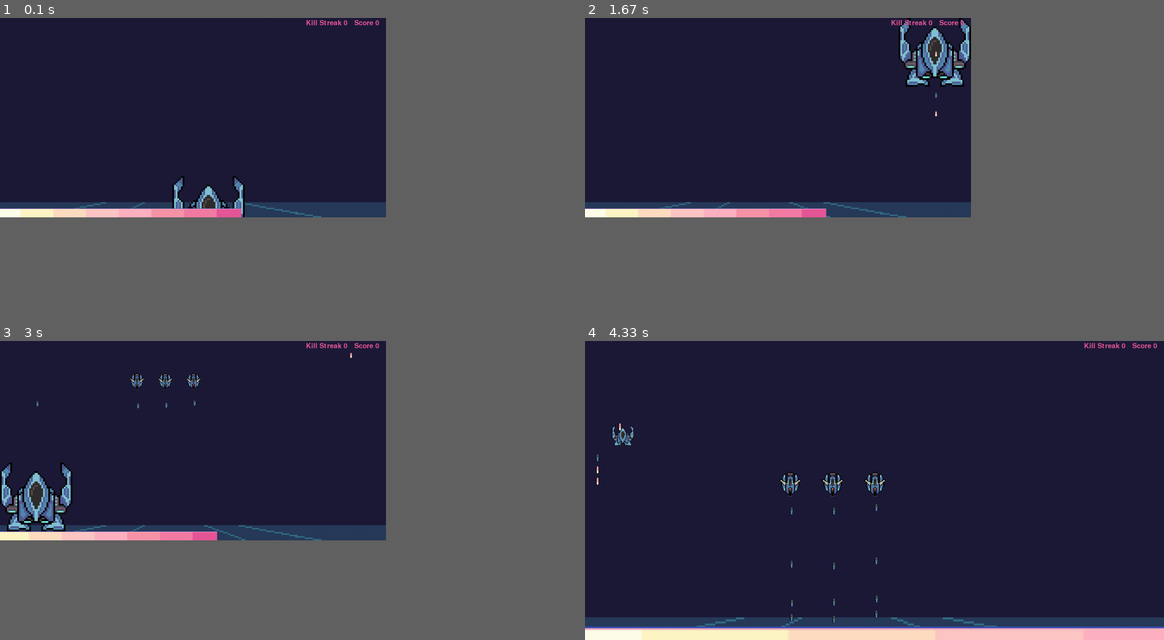
Above: before the commit, frames 1-4 (two rows, left to right).
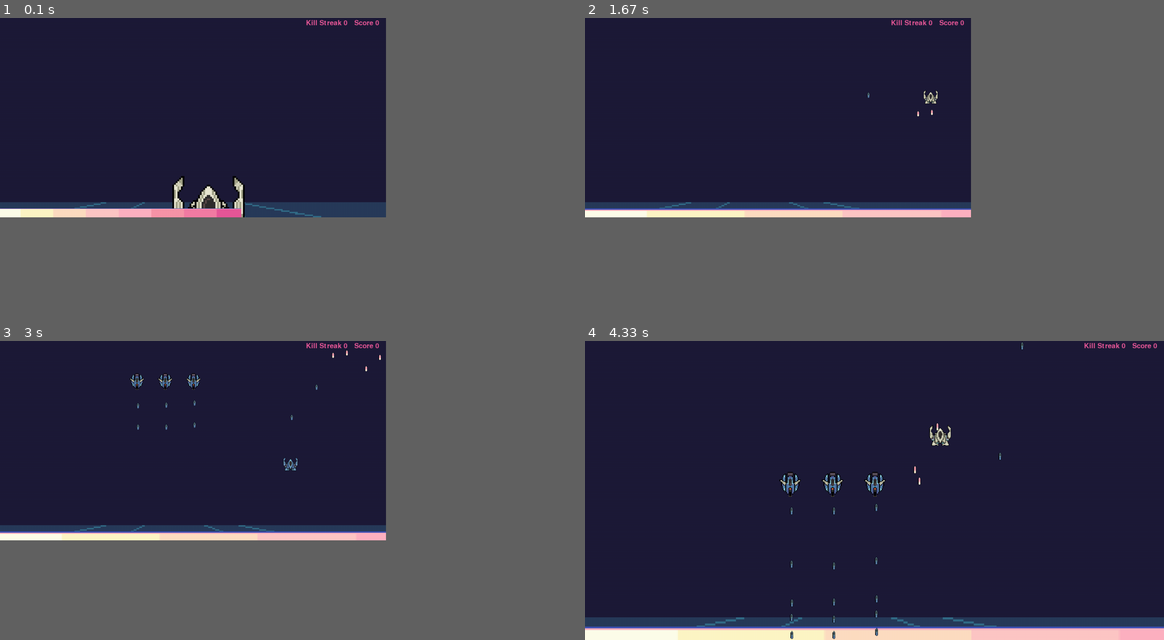
Above: after the commit, the same moments.

Repository: RafaBessa/Shadow_Light_bh_pygame
Game: pygame game, started from Game.py
The game is run twice, just before and just after one commit, with the same random seed, the same clock (stepped at 60 frames per second) and the same inputs.
Inputs:
- Up to frame 1 (0.1 s): no input
- Up to frame 2 (1.67 s): hold E 0.33-0.8 s; hold D 0.33-0.8 s; hold D 0.83-1.3 s; tap Space at 0.9, 1.2, 1.4 s; tap E at 0.98 s; hold W 1.33-1.63 s
- Up to frame 3 (3 s): hold D 1.67-2.13 s; tap Space at 1.73, 2.03, 2.23, 2.53, 2.8 s; hold A 2.17-2.7 s; tap E at 2.32 s; hold S from 2.73 s (still down)
- Up to frame 4 (4.33 s): release S at 3.03 s; tap - at 3.07 s; hold A 3.4-3.8 s; tap Space at 3.47, 3.77, 3.9, 4.3 s; tap E at 3.55 s; hold W 3.83-4.2 s; hold D from 4.23 s (still down)

The runs differ from the first frame. In frame 1, 0.4% of the frame differs, in the area x 30-42%, y 53-67%; in frame 2, 3.6%; in frame 3, 3.7%, in the area x 0-67%, y 3-67%; in frame 4, 0.8%.

Commit message:
Mudança de cor

Diff:
--- a/Game.py
+++ b/Game.py
@@ -26,10 +26,11 @@
 BACKGROUND = pygame.image.load(os.path.join("assets", "background.png"))
 BG_W, BG_H = BACKGROUND.get_width(), BACKGROUND.get_height()
 
-IMG_ASSETS = {"ship1": pygame.image.load(os.path.join("assets", "ship1.png")),
+IMG_ASSETS = {"ship dark": pygame.image.load(os.path.join("assets", "ship1.png")),
+              "ship light": pygame.image.load(os.path.join("assets", "ship2.png")),
               "roundguy": pygame.transform.rotate(pygame.image.load(os.path.join("assets", "roundguy.png")), 180),
               "red bullet": pygame.image.load(os.path.join("assets", "red bullet.png")),
-              "healthbar":pygame.image.load(os.path.join("assets", "healthbar.png")),
+              "healthbar": pygame.image.load(os.path.join("assets", "healthbar.png")),
               "white": pygame.transform.rotate(pygame.image.load(os.path.join("assets", "white.png")), 180),
               "dark bullet": pygame.image.load(os.path.join("assets", "dark bullet.png")),
               "light bullet": pygame.image.load(os.path.join("assets", "light bullet.png")),
@@ -37,7 +38,8 @@
               "hit light": pygame.image.load(os.path.join("assets", "hit light.png")),
               "hit dark": pygame.image.load(os.path.join("assets", "hit dark.png"))}
 
-SCALE_ASSETS = {"ship1": .2,
+SCALE_ASSETS = {"ship dark": .2,
+                "ship light": .2,
                 "roundguy": .2,
                 "red bullet": .2,
                 "healthbar": 3,
@@ -49,6 +51,7 @@
                 "hit light": .2,
                 "hit dark": .2}
 
+
 def RIP_framerate(framerate):
     s = 0
     for fps in framerate[1:-1]:
@@ -56,11 +59,13 @@
     mean = s / (len(framerate) - 2)
     s = 0
     for fps in framerate[1:-1]:
-        s += (fps - mean)**2
-    desvpad = (s / (len(framerate) - 2))**0.5
+        s += (fps - mean) ** 2
+    desvpad = (s / (len(framerate) - 2)) ** 0.5
     print("{:.1f}".format(mean), '+-', "{:.1f}".format(desvpad))
 
+
 framerate = []
+
 
 def main():
     FPS: int = 60  # a real é algo como 50 +- 10
@@ -82,7 +87,7 @@
     player_fire_key = "red bullet"
     player_bullet_speed = -10.0
     player_speed = 12
-    player = Player("ship1", [500, 460], game_screen.shape, player_speed, IMG_ASSETS,
+    player = Player([500, 460], game_screen.shape, player_speed, IMG_ASSETS,
                     player_fire_key, player_bullet_speed)
 
     # Talvez o padrão de tiro deva ser acessado diretamente em PlayerShoot pelo disparo que faça sentido
@@ -165,9 +170,7 @@
         if key[pygame.K_SPACE]:
             player.shoot(player_bullets, IMG_ASSETS, game_screen)
         if key[pygame.K_e]:
-            player.ChangeColor()
-        if key[pygame.K_e]:
-            player.ChangeColor()
+            player.ChangeColor(game_screen)
 
         # Enemies
         DeathCount, PassingCount = inimigos.mover(game_screen, dt)
@@ -181,12 +184,12 @@
         player_bullets.move(dt, game_screen)
         player_bullets.hit(inimigos.INIMIGOS)
         # New game state
-       # inimigos = GM.detect_state(inimigos, (BG_W, BG_H))
+        # inimigos = GM.detect_state(inimigos, (BG_W, BG_H))
         GM.detect_state(inimigos, game_screen.shape)
         inimigos.resize(game_screen)
 
     print(player.score)
-    #RIP_framerate(framerate)
+    # RIP_framerate(framerate)
 
     pygame.quit()
 
--- a/Player.py
+++ b/Player.py
@@ -41,8 +41,11 @@
 
 
 
-    def __init__(self, key, coordinates, dimensions, speed, IMG_ASSETS, bullet_key, bullet_speed):
-        super().__init__(key, coordinates, dimensions, IMG_ASSETS)
+    def __init__(self, coordinates, dimensions, speed, IMG_ASSETS, bullet_key, bullet_speed):
+        self.key_light = "ship light"
+        self.key_dark = "ship dark"
+
+        super().__init__(self.key_light, coordinates, dimensions, IMG_ASSETS)
 
         self.health = 10
         self.healthbar = self.Healthbar(dimensions, IMG_ASSETS, self.health)
@@ -66,15 +69,18 @@
         self.color = ColorEnum.Light
         self.colorDelay = 0
 
-    def ChangeColor(self):
+    def ChangeColor(self, window):
         if (time() - self.colorDelay) < 0.15:
             return
         self.colorDelay = time()
         self._hitbox.ChangeColor()
         if self.color == ColorEnum.Light:
             self.color = ColorEnum.Shadow
+            self.img_key = self.key_dark
         else:
             self.color = ColorEnum.Light
+            self.img_key = self.key_light
+        self.resize(window)
 
     def draw(self, window):
         super().draw(window)
Binary file added: assets/ship2.png
